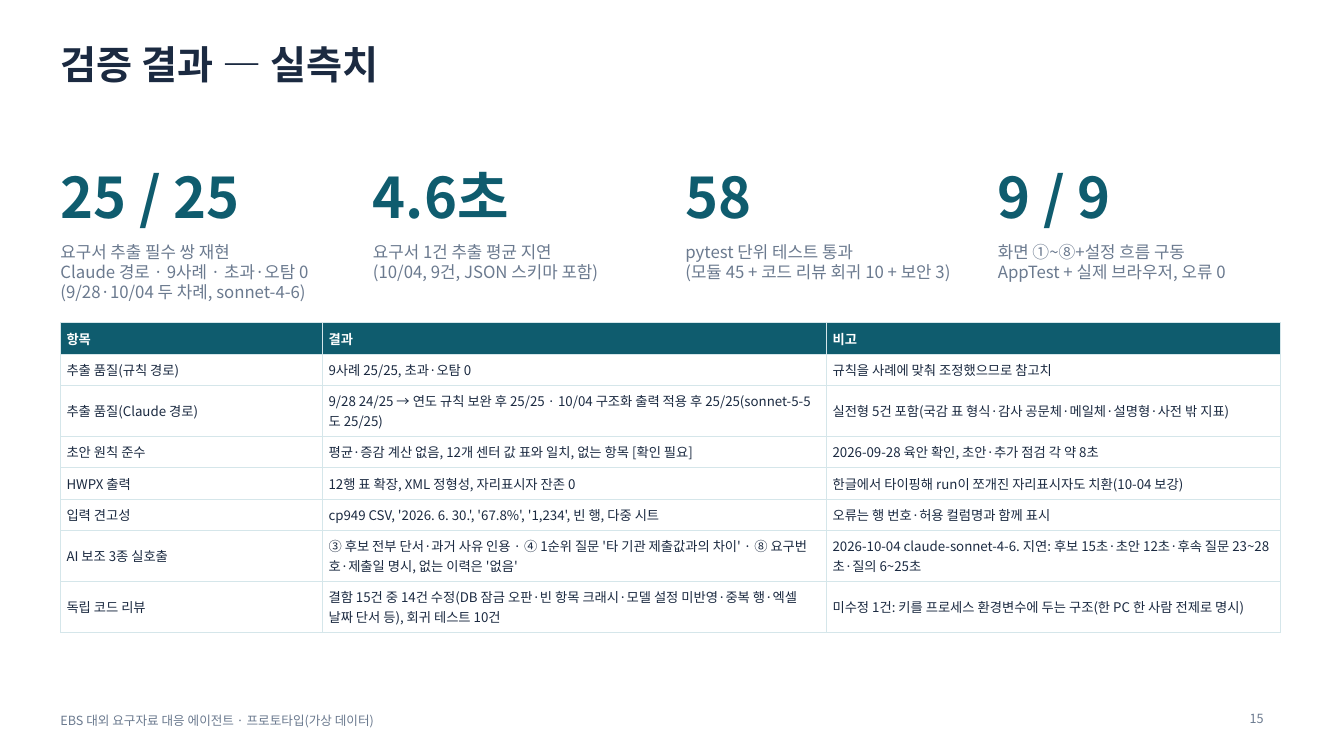
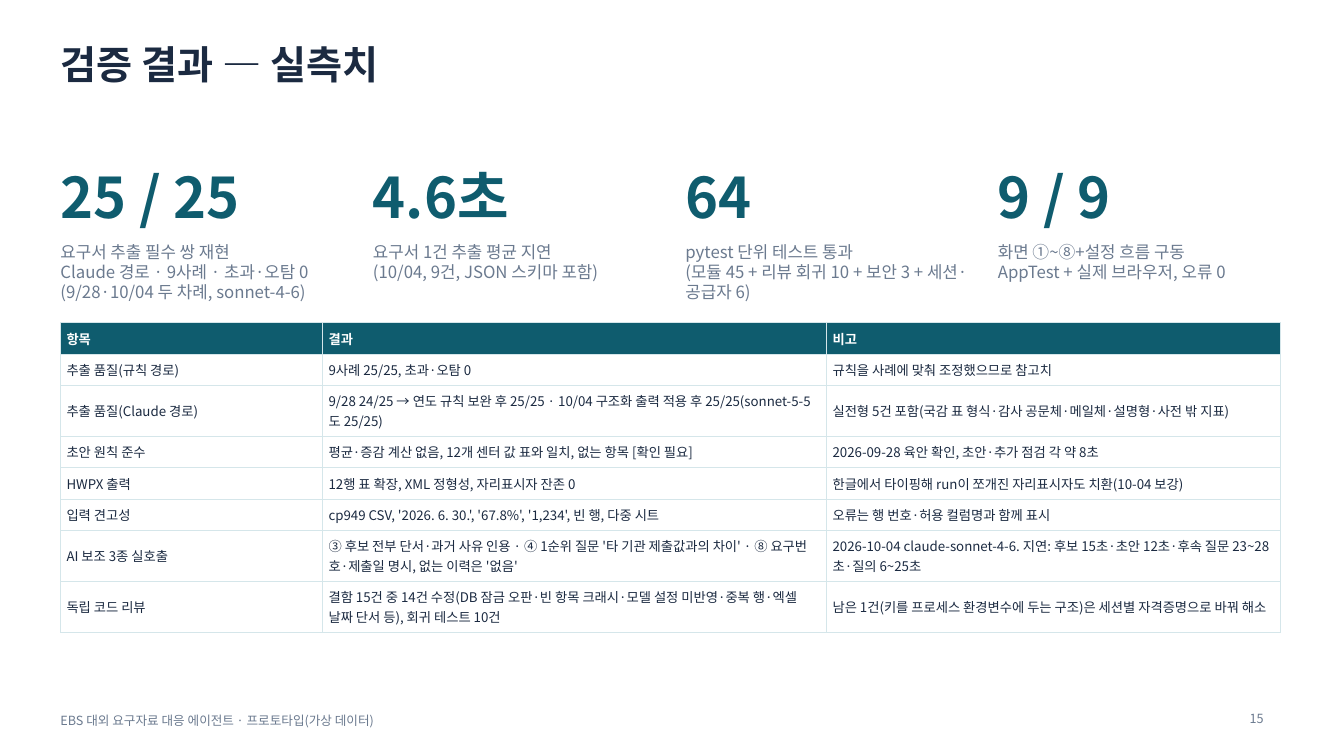
Before and after one commit to lts134/ebsjajucenter, a slide deck: slide 15 of app/docs/발표자료_EBS_요구자료대응에이전트.pptx. Drawn at 1344x756 pixels with LibreOffice and Linux fonts; fonts in the diff are those of the drawing. Boxes give left, top, right and bottom in pixels: in the first picture for what was removed or moved away, otherwise in the second. Text is boxed around its words. In the diff, an @@ line names an element or a change of style, - is before the commit and + after.

```diff
--- a/app/docs/발표자료_EBS_요구자료대응에이전트.pptx
+++ b/app/docs/발표자료_EBS_요구자료대응에이전트.pptx
@@ text at (x1=685, y1=175, x2=751, y2=219): text changed @@
-58
+64
@@ text at (x1=685, y1=261, x2=967, y2=301): text changed @@
-(모듈 45 + 코드 리뷰 회귀 10 + 보안 3)
+(모듈 45 + 리뷰 회귀 10 + 보안 3 + 세션·공급자 6)
@@ table at (x1=60, y1=323, x2=1280, y2=629) @@
-row 8, column 3: 미수정 1건: 키를 프로세스 환경변수에 두는 구조(한 PC 한 사람 전제로 명시)
+row 8, column 3: 남은 1건(키를 프로세스 환경변수에 두는 구조)은 세션별 자격증명으로 바꿔 해소
```
Also in this commit, not shown: 3 other slides changed, 22 other files.
